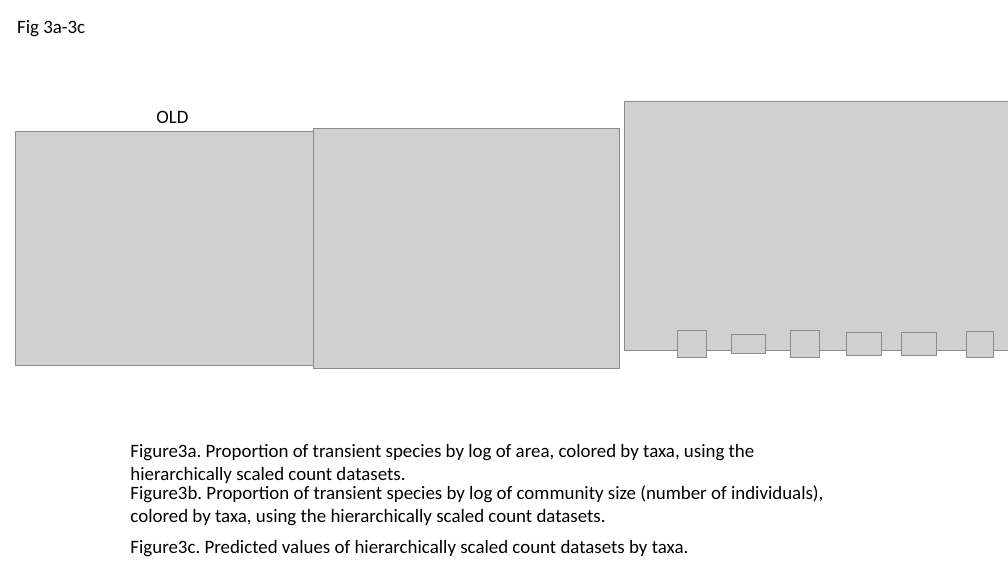
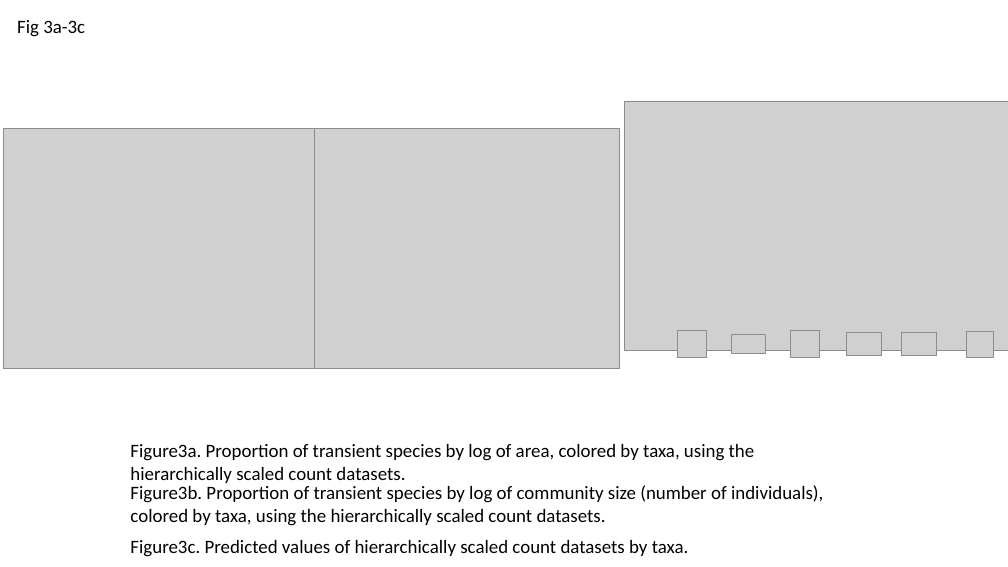
Before and after one commit to hurlbertlab/core-transient, a slide deck: slide 4 of output/plots/all_figs_with_legends.pptx. Drawn at 1008x567 pixels with LibreOffice and Linux fonts; fonts in the diff are those of the drawing; grey boxes stand for pictures. Boxes give left, top, right and bottom in pixels: in the first picture for what was removed or moved away, otherwise in the second. Text is boxed around its words. In the diff, an @@ line names an element or a change of style, - is before the commit and + after.

```diff
--- a/output/plots/all_figs_with_legends.pptx
+++ b/output/plots/all_figs_with_legends.pptx
@@ text removed at box(156, 110, 188, 123) @@
-OLD
@@ picture: place and size @@
-picture at box(15, 132, 316, 366)
+picture at box(3, 129, 315, 369)
```
Also in this commit, not shown: 3 other files.
